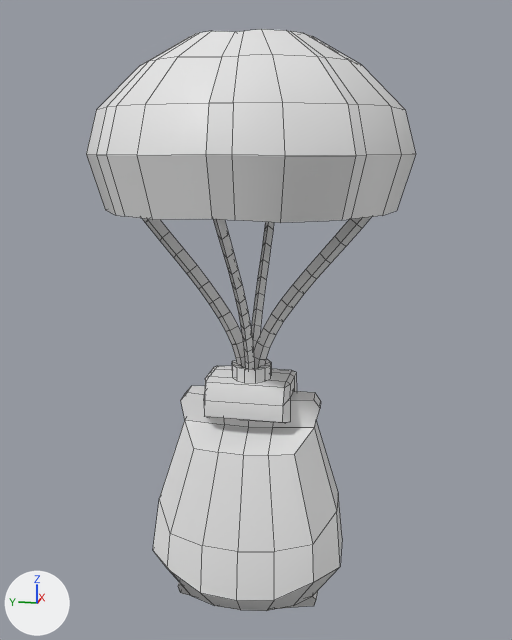
The FBX model Assets/Art/Models/Vehicles/Parcel_LocalFert.fbx as it was, and as the next commit left it.
Camera for both pictures: a 50 mm camera at (-2.6, -0.54, 0.19) aimed at (0.04, -0.01, -0.47). Lighting does not change. The marker at lower left points along +X, +Y and +Z. Mesh edges are drawn as thin lines. Where no turn or scale is listed for an object, it has been applied to the vertices.

Names of what the first picture shows: 'Parcel_LocalFert'.
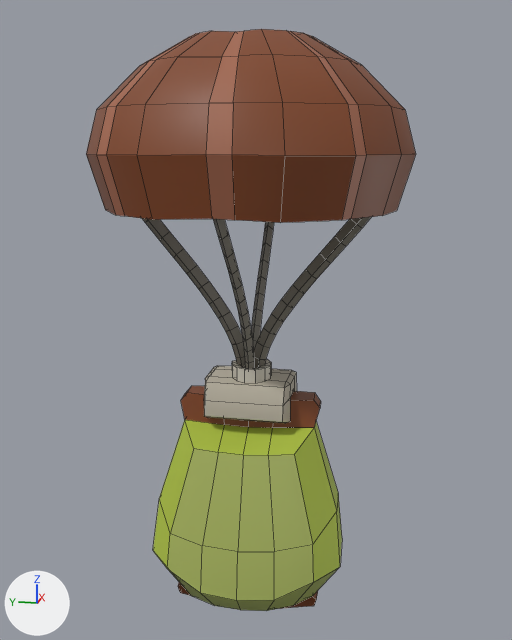
Pixel boxes [x1, y1, x2, y2] of what changed, in the pictures (512 x 640 px):
'Parcel_LocalFert', surface changed
    both: [86, 29, 416, 611]

What changed in the scene script:
```text
Add img_truckcolors_png:
    img_truckcolors_png = load_image('TruckColors.png', '../../Textures/TruckColors.png', 1024, 1024, 'sRGB')
Change mat_truckcolors_current:
    remove mat_truckcolors_current.base_color = (0.8, 0.8, 0.8)  # white #e7e7e7
    add mat_truckcolors_current.texture = img_truckcolors_png
Change me_cube_801:
    where me_cube_801.from_pydata(...)  # 501 vertices, 459 faces; spans x -0.57..0.6, y -0.59..0.59, z -1.65..0.55
    used by ob_parcel_localfert; location = (0.0, 0.0, 0.0)
    me_cube_801 part 1: texture (UV) coordinates of 221 of 459 faces, centred in x -0.54..0.57, y -0.56..0.56, z -1.65..0.55, changed; they spanned u 0.07..0.39, v 0.03..0.99 and now span u 0.03..0.07, v 0.95..0.99
```
